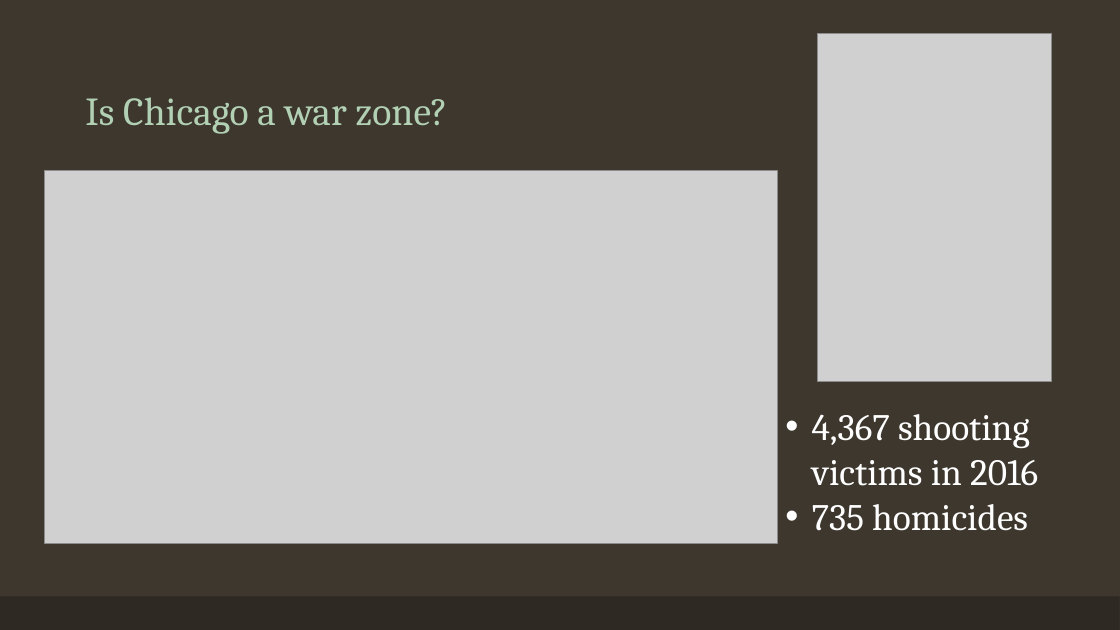
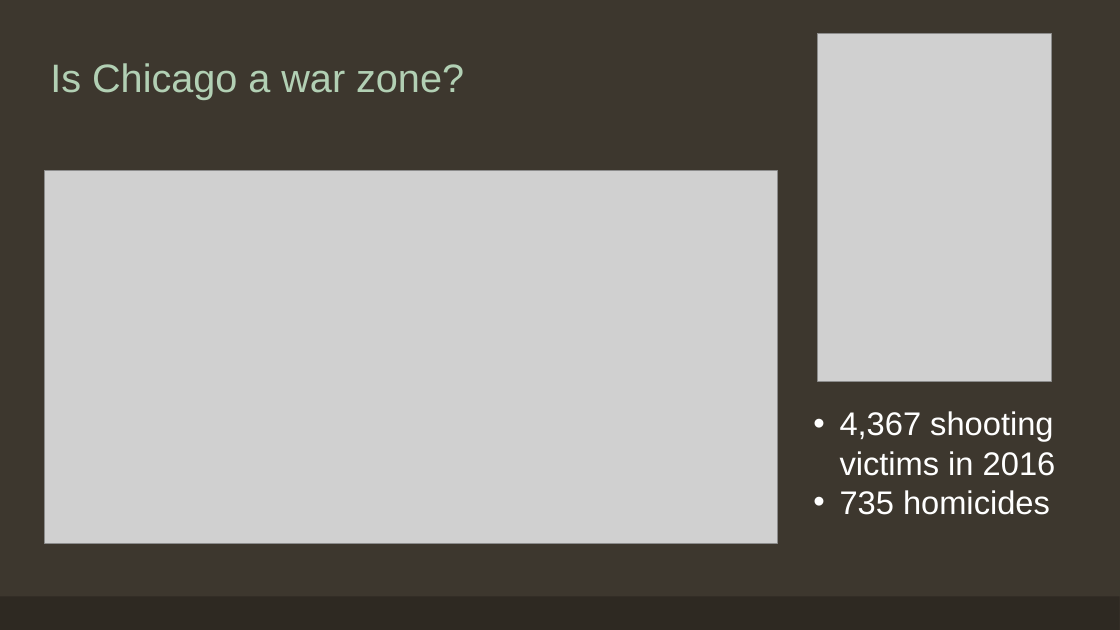
Before and after one commit to EEPlei/Americas-Warzone-Class-Project, a slide deck: slide 2 of Slides/final_slides.pptx. Drawn at 1120x630 pixels with LibreOffice and Linux fonts; fonts in the diff are those of the drawing; grey boxes stand for pictures. Boxes give left, top, right and bottom in pixels: in the first picture for what was removed or moved away, otherwise in the second. Text is boxed around its words. In the diff, an @@ line names an element or a change of style, - is before the commit and + after.

```diff
--- a/Slides/final_slides.pptx
+++ b/Slides/final_slides.pptx
@@ title "Is Chicago a war zone?": place and size @@
-title "Is Chicago a war zone?" at [85, 97, 447, 134]
+title "Is Chicago a war zone?" at [50, 63, 464, 100]
@@ title "Is Chicago a war zone?" at [50, 63, 464, 100]: font Cambria to Arial @@
@@ text "4,367 shooting victims in 2016": place and size @@
-text "4,367 shooting victims in 2016" at [812, 414, 1038, 531]
+text "4,367 shooting victims in 2016" at [840, 411, 1056, 515]
@@ text "4,367 shooting victims in 2016" at [840, 411, 1056, 515]: size 32 to 28 pt, font Cambria to Arial @@
```
Also in this commit, not shown: 3 other slides changed, 8 slides added, 1 slide removed.
